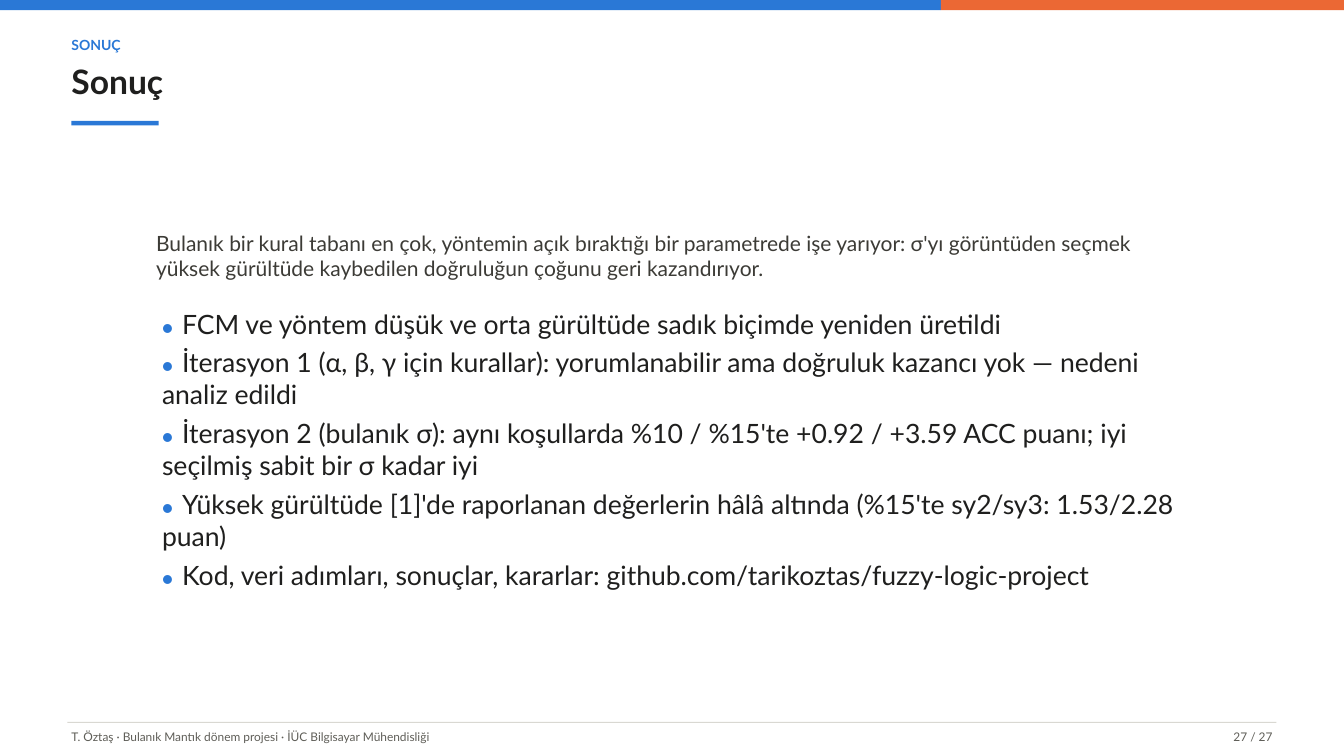
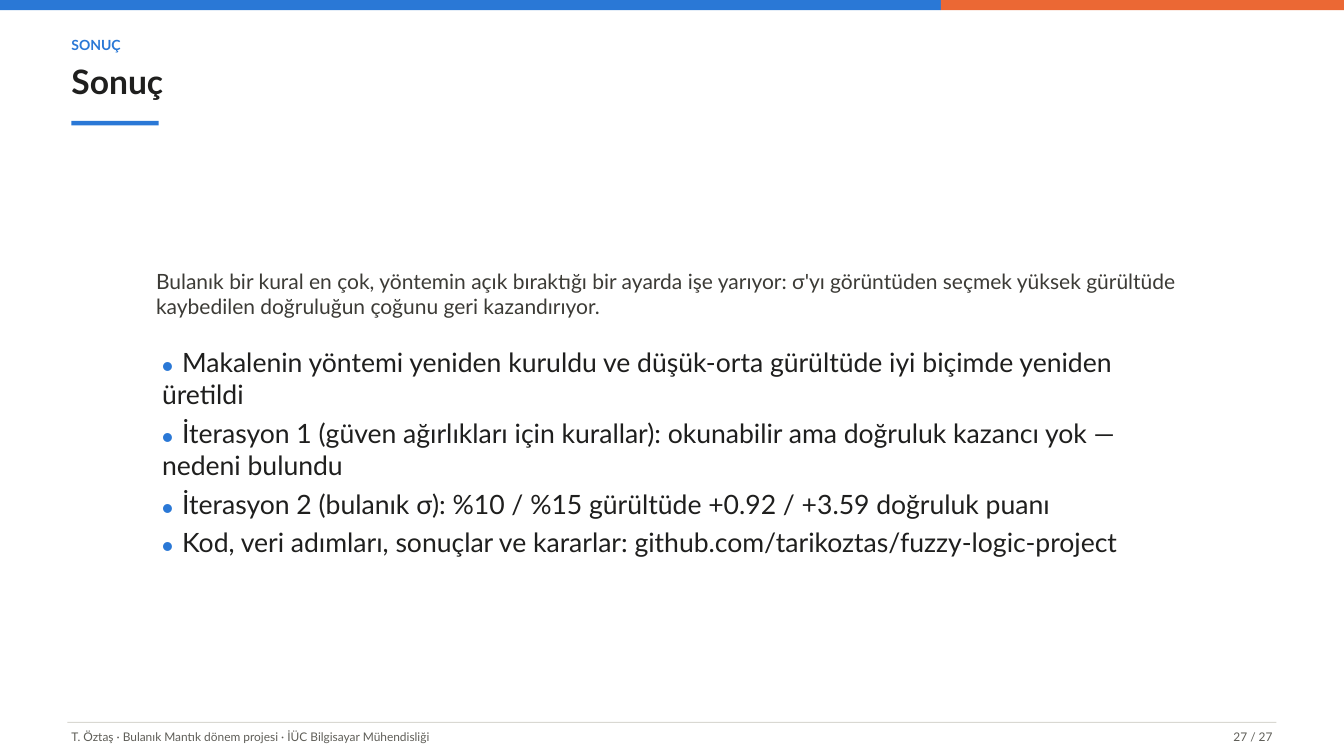
Before and after one commit to tarikoztas/fuzzy-logic-project, a slide deck: slide 27 of presentation/presentation_tr.pptx. Drawn at 1344x756 pixels with LibreOffice and Linux fonts; fonts in the diff are those of the drawing. Boxes give left, top, right and bottom in pixels: in the first picture for what was removed or moved away, otherwise in the second. Text is boxed around its words. In the diff, an @@ line names an element or a change of style, - is before the commit and + after.

```diff
--- a/presentation/presentation_tr.pptx
+++ b/presentation/presentation_tr.pptx
@@ text at <box>156,273,1175,318</box>: text changed @@
-Bulanık bir kural tabanı en çok, yöntemin açık bıraktığı bir parametrede işe yarıyor: σ'yı görüntüden seçmek yüksek gürültüde kaybedilen doğruluğun çoğunu geri kazandırıyor.
+Bulanık bir kural en çok, yöntemin açık bıraktığı bir ayarda işe yarıyor: σ'yı görüntüden seçmek yüksek gürültüde kaybedilen doğruluğun çoğunu geri kazandırıyor.
@@ text at <box>162,352,1117,557</box>: text changed @@
-● FCM ve yöntem düşük ve orta gürültüde sadık biçimde yeniden üretildi
-● İterasyon 1 (α, β, γ için kurallar): yorumlanabilir ama doğruluk kazancı yok — nedeni analiz edildi
-● İterasyon 2 (bulanık σ): aynı koşullarda %10 / %15'te +0.92 / +3.59 ACC puanı; iyi seçilmiş sabit bir σ kadar iyi
-● Yüksek gürültüde [1]'de raporlanan değerlerin hâlâ altında (%15'te sy2/sy3: 1.53/2.28 puan)
-● Kod, veri adımları, sonuçlar, kararlar: github.com/tarikoztas/fuzzy-logic-project
+● Makalenin yöntemi yeniden kuruldu ve düşük-orta gürültüde iyi biçimde yeniden üretildi
+● İterasyon 1 (güven ağırlıkları için kurallar): okunabilir ama doğruluk kazancı yok — nedeni bulundu
+● İterasyon 2 (bulanık σ): %10 / %15 gürültüde +0.92 / +3.59 doğruluk puanı
+● Kod, veri adımları, sonuçlar ve kararlar: github.com/tarikoztas/fuzzy-logic-project
```
Also in this commit, not shown: 20 other slides changed, 1 slide added, 1 slide removed, 13 other files.
